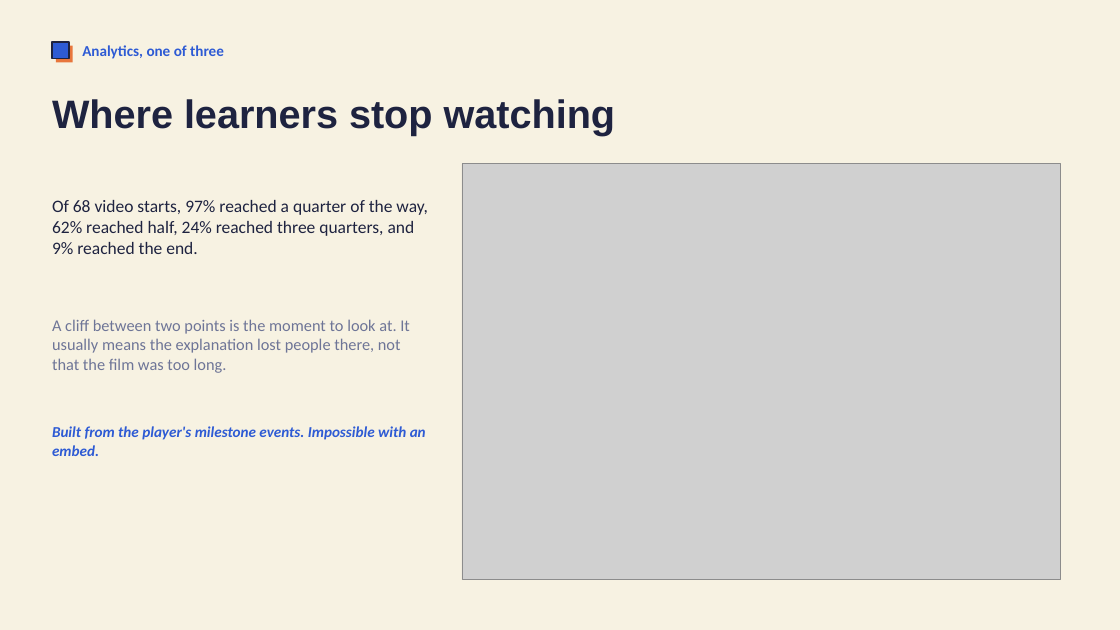
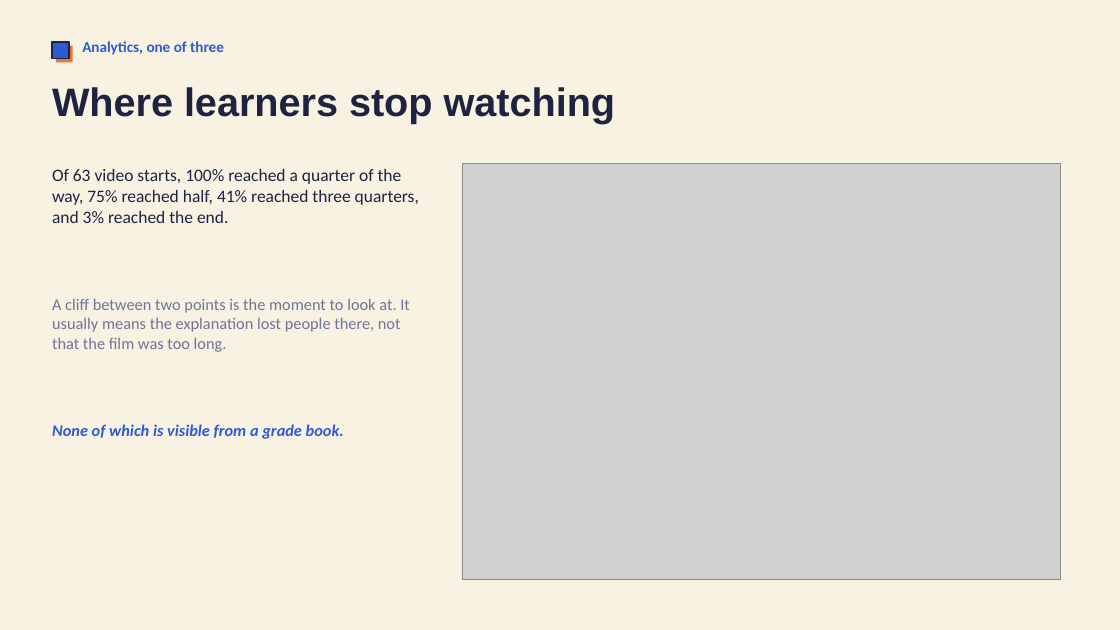
Before and after one commit to ndstab/lumen, a slide deck: slide 10 of docs/presentation.pptx (slide 11 before the commit). Drawn at 1120x630 pixels with LibreOffice and Linux fonts; fonts in the diff are those of the drawing; grey boxes stand for pictures. Boxes give left, top, right and bottom in pixels: in the first picture for what was removed or moved away, otherwise in the second. Text is boxed around its words. In the diff, an @@ line names an element or a change of style, - is before the commit and + after.

Commit message:
Rebuild the presentation around the finished product
The deck was spending a third of its slides on how the project got
made: which audience was picked, the three design directions compared,
and the reasoning for a custom video player over an embed. None of that
is what the product does.

Replaced with slides that show it: what a learner uses, what a lesson
contains, how quizzes behave, what the system records, how deep a
single video event goes, the educator stream, the export format, and
one slide per analytics view. Added the activity chart, which had no
slide at all.

Regenerated the seed data first. The previous dataset had a 490 event
hour from my own tooling that dwarfed every other bar in the activity
chart.

```diff
--- a/docs/presentation.pptx
+++ b/docs/presentation.pptx
@@ text at bbox=[52, 169, 419, 223]: text changed @@
-Of 68 video starts, 97% reached a quarter of the way, 62% reached half, 24% reached three quarters, and 9% reached the end.
+Of 63 video starts, 100% reached a quarter of the way, 75% reached half, 41% reached three quarters, and 3% reached the end.
@@ text "A cliff between two points ...": place and size @@
-text "A cliff between two points ..." at bbox=[52, 319, 410, 373]
+text "A cliff between two points ..." at bbox=[52, 298, 410, 352]
@@ vertical alignment middle to top in 5 elements at bbox=[82, 41, 224, 55], bbox=[52, 87, 616, 124], bbox=[52, 298, 410, 352], bbox=[52, 169, 419, 223], bbox=[52, 424, 344, 439] @@
@@ text at bbox=[52, 424, 344, 439]: text changed; size 13 to 14 pt @@
-Built from the player's milestone events. Impossible with an embed.
+None of which is visible from a grade book.
```
Also in this commit, not shown: 9 other slides changed, 4 slides added, 4 slides removed, 10 other files.
